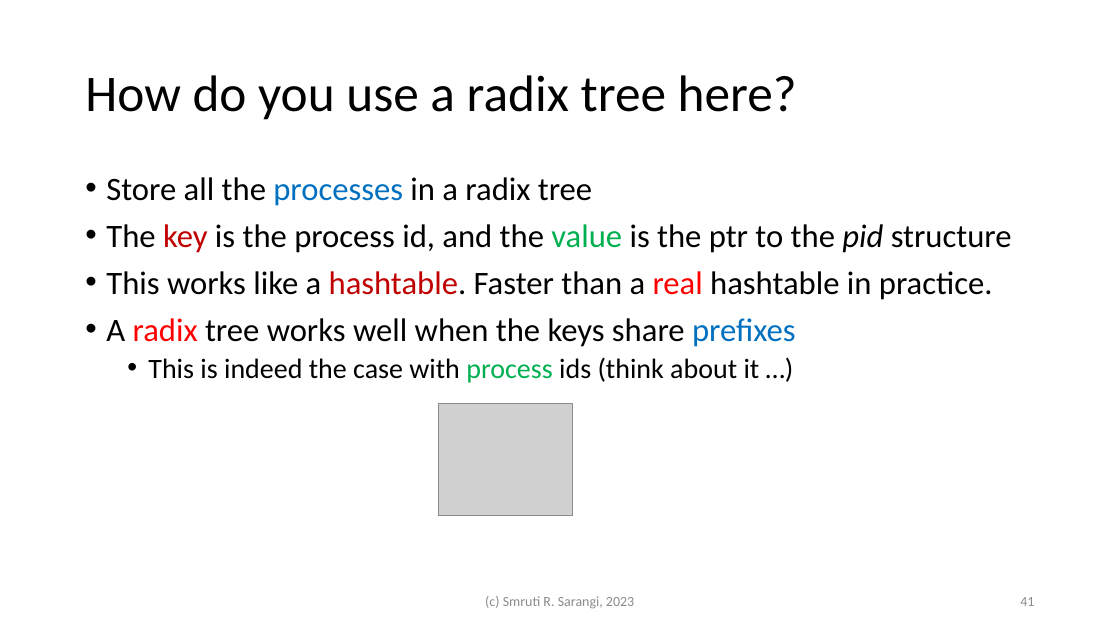
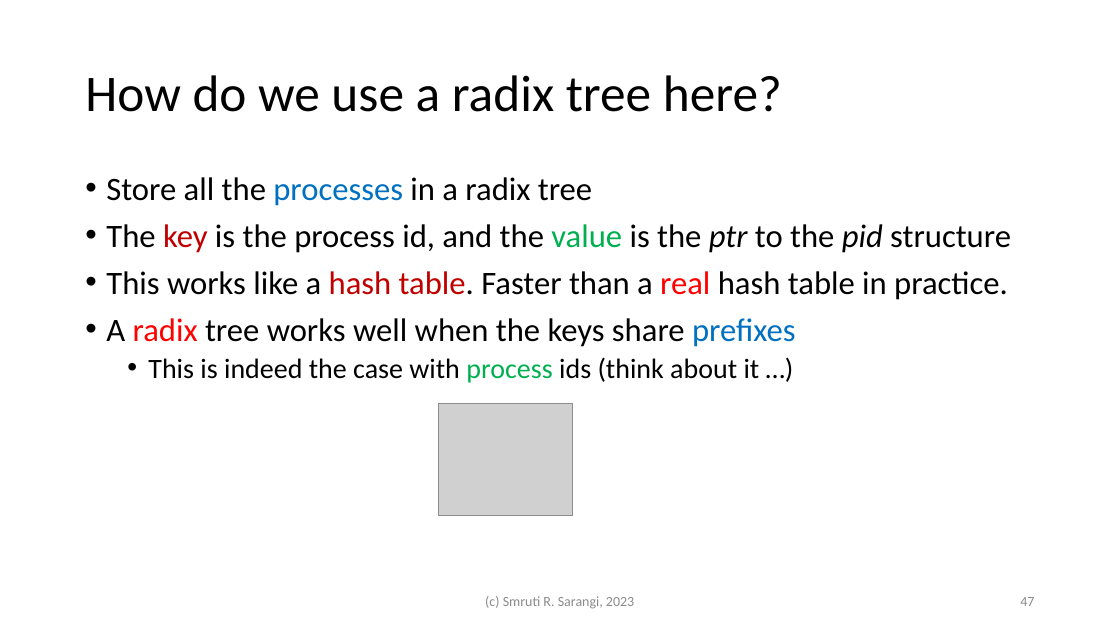
Before and after one commit to sarthak-panda/Sem6, a slide deck: slide 47 of COL331/LEC/3.processes.pptx (slide 41 before the commit). Drawn at 1120x630 pixels with LibreOffice and Linux fonts; fonts in the diff are those of the drawing; grey boxes stand for pictures. Boxes give left, top, right and bottom in pixels: in the first picture for what was removed or moved away, otherwise in the second. Text is boxed around its words. In the diff, an @@ line names an element or a change of style, - is before the commit and + after.

```diff
--- a/COL331/LEC/3.processes.pptx
+++ b/COL331/LEC/3.processes.pptx
@@ title at (85, 75, 782, 112): text changed @@
-How do you use a radix tree here?
+How do we use a radix tree here?
@@ text at (106, 224, 1011, 253): italic on in "ptr" @@
@@ text at (106, 271, 1008, 300): spaces changed @@
-• This works like a hashtable. Faster than a real hashtable in practice.
+• This works like a hash table. Faster than a real hash table in practice.
@@ page number at (1020, 597, 1034, 606): text changed @@
-41
+47
```
Also in this commit, not shown: 34 other slides changed, 7 slides added, 2 slides removed, 13 other files.
